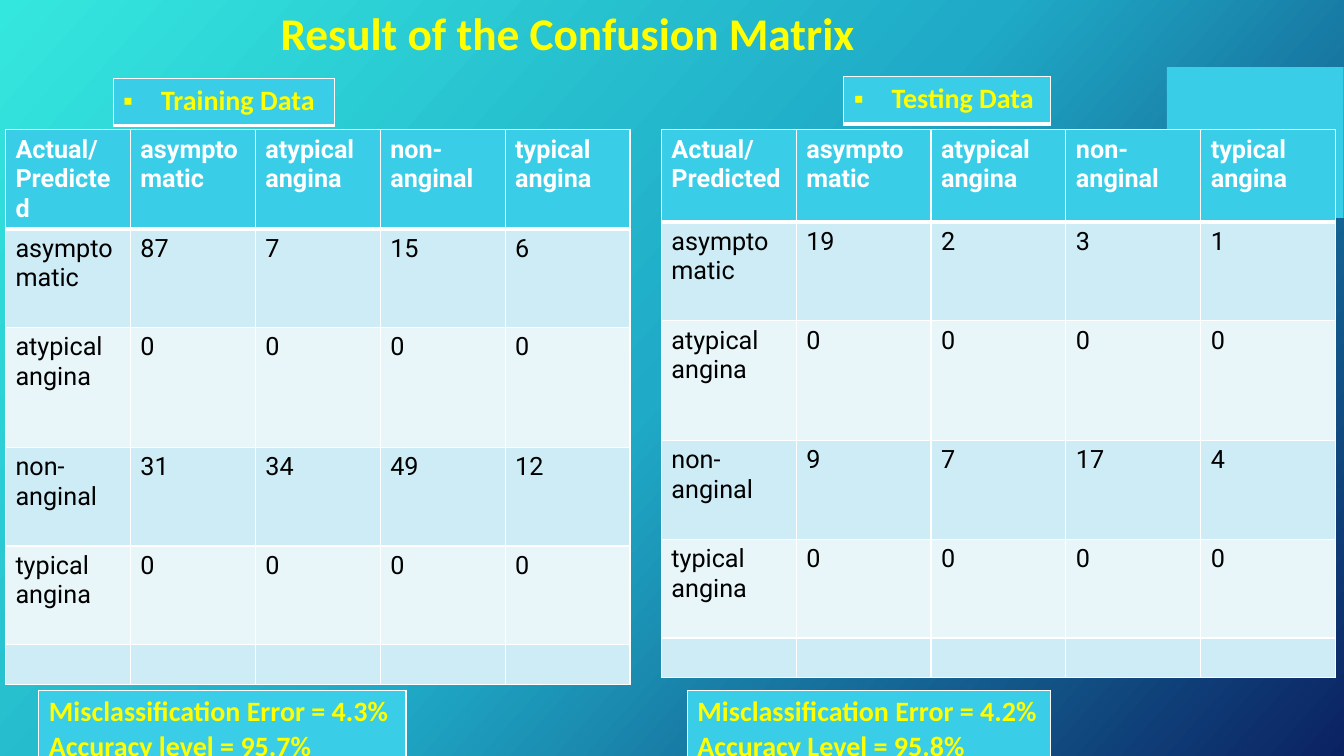
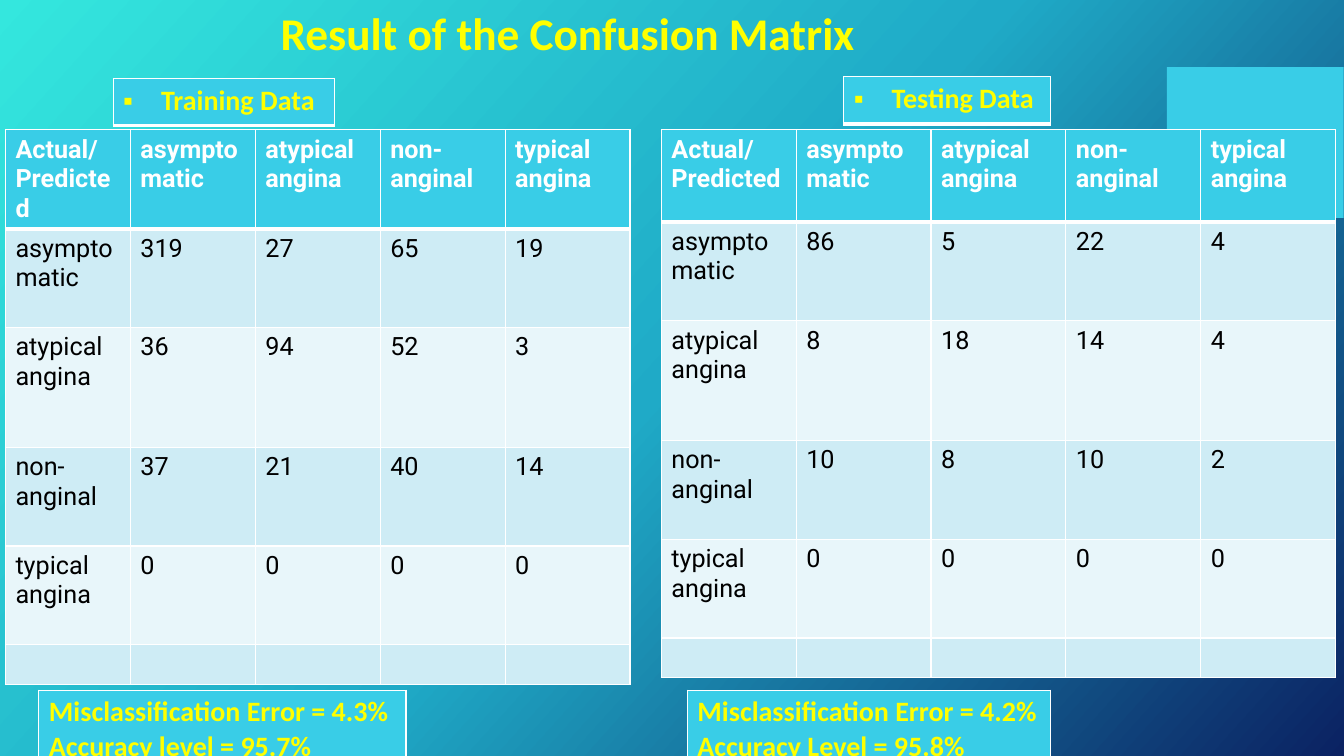
Before and after one commit to Li-Ndibe/Decision-Tree-Classification-on-Heart-Disease, a slide deck: slide 11 of Classification DT Presentation.pptx. Drawn at 1344x756 pixels with LibreOffice and Linux fonts; fonts in the diff are those of the drawing; background and template pictures are left out. Boxes give left, top, right and bottom in pixels: in the first picture for what was removed or moved away, otherwise in the second. Text is boxed around its words. In the diff, an @@ line names an element or a change of style, - is before the commit and + after.

```diff
--- a/Classification DT Presentation.pptx
+++ b/Classification DT Presentation.pptx
@@ table at [5,130,630,685] @@
-row 2: asymptomatic | 87 | 7 | 15 | 6
+row 2: asymptomatic | 319 | 27 | 65 | 19
-row 3: atypical angina | 0 | 0 | 0 | 0
+row 3: atypical angina | 36 | 94 | 52 | 3
-row 4: non-anginal | 31 | 34 | 49 | 12
+row 4: non-anginal | 37 | 21 | 40 | 14
@@ table at [661,130,1337,685] @@
-row 2: asymptomatic | 19 | 2 | 3 | 1
+row 2: asymptomatic | 86 | 5 | 22 | 4
-row 3: atypical angina | 0 | 0 | 0 | 0
+row 3: atypical angina | 8 | 18 | 14 | 4
-row 4: non-anginal | 9 | 7 | 17 | 4
+row 4: non-anginal | 10 | 8 | 10 | 2
```
Also in this commit, not shown: 8 other slides changed.
